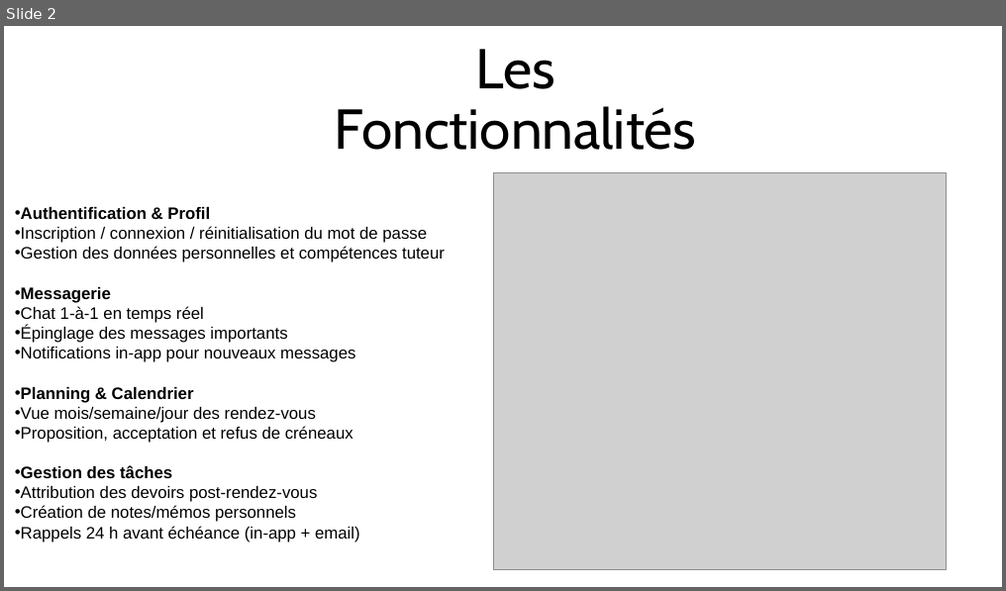
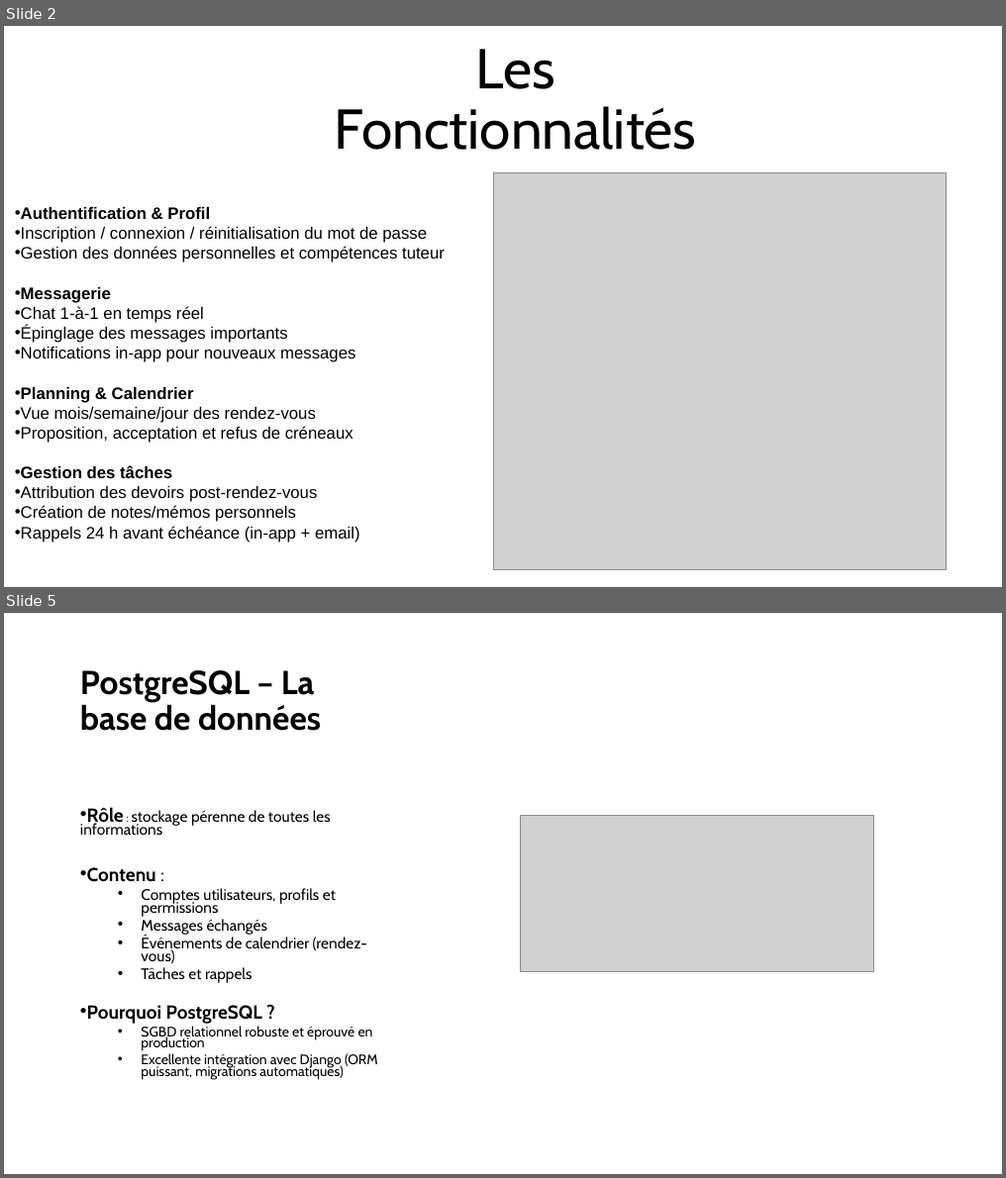
Before and after one commit to bastien06150/HomeSkolar-, a slide deck: Maingaud_Bastien_Presentation_16062025.pptx. Shown one above the other, each under a label of ours: slide 2 before the commit, slides 2 and 5 after it; the slides between them are not shown. The pictures are 1006x591 and 1006x1178 pixels, drawn with LibreOffice and Linux fonts; fonts in the diff are those of the drawing; grey boxes stand for pictures. Boxes give left, top, right and bottom in pixels: in the first picture for what was removed or moved away, otherwise in the second. Text is boxed around its words. In the diff, an @@ line names an element or a change of style, - is before the commit and + after.

```diff
--- a/Maingaud_Bastien_Presentation_16062025.pptx
+++ b/Maingaud_Bastien_Presentation_16062025.pptx
@@ slide 5 added at box(4, 613, 1002, 1174), background #FFFFFF @@
@@ title added at box(80, 670, 321, 731), 32 pt, text #000000, bold @@
+PostgreSQL – La base de données
@@ text added at box(80, 807, 378, 1080), 14.7 pt, text #000000 @@
+• Rôle : stockage pérenne de toutes les informations
+• Contenu :
+  • Comptes utilisateurs, profils et permissions
+  • Messages échangés
+  • Événements de calendrier (rendez-vous)
+  • Tâches et rappels
+• Pourquoi PostgreSQL ?
+  • SGBD relationnel robuste et éprouvé en production
+  • Excellente intégration avec Django (ORM puissant, migrations automatiques)
@@ picture added at box(521, 815, 874, 972) @@
```
Also in this commit, not shown: 1 slide changed, 1 other slide added, 4 other files.
